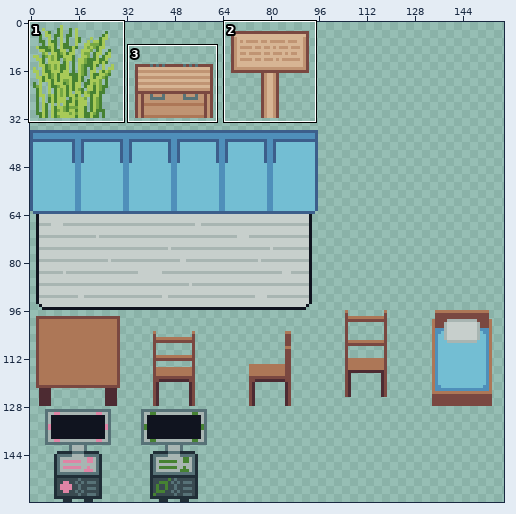
Pixel-art file, stored at World/Art/PokemonTilesetObjects.aseprite. Above: a wide view before the commit, with the close-up outlined.
Close-up. Before:
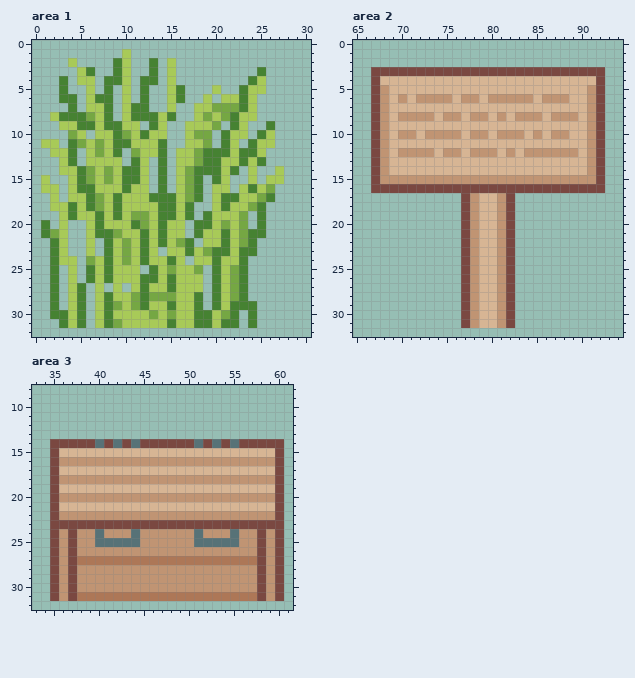
160x160 pixels, 1 frame. Shown: area 1: x 0..30, y 0..32; area 2: x 65..94, y 0..32; area 3: x 33..61, y 8..32. The wide view leaves out empty margins. The commit also changed other parts of the picture, which this record leaves out.
The result:
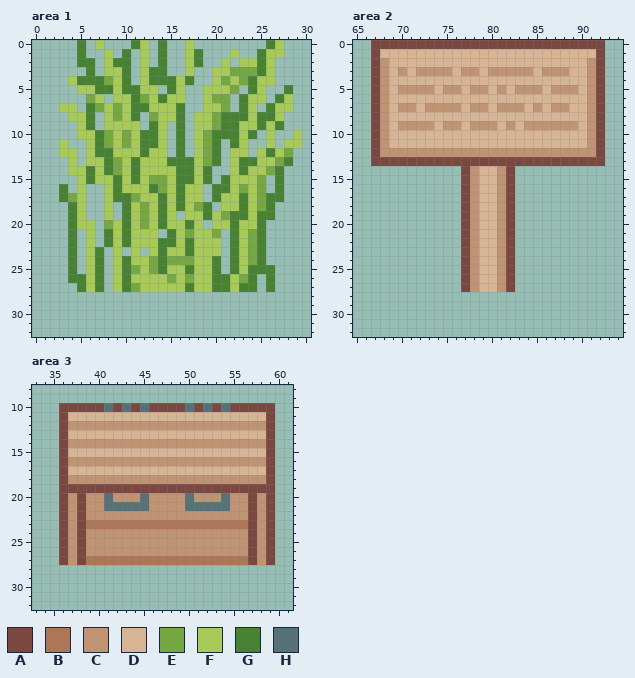
Palette (. is transparent): A #7a4841  B #ad7757  C #c09473  D #d7b594  E #75a743  F #a8ca58  G #468232  H #577277
Diff:
--- area 1
@@ x 0..30 @@
- 0 ...............................
- 1 ..........F....................
- 2 ....F....GF..G.F...............
- 3 .....FG..GF..G.F.........G.....
- 4 ...G.FF.GGF.GG.F........GF.....
- 5 ...G..F.G.F.G..FG...F..GFF.....
- 6 ...GG.FGG.F.G..FG..F.FFGF......
- 7 ....G.FFG.FGG..F..FFEEEGF......
- 8 ..FGGGEFG.FGGGFG..FEFEGFF......
- 9 ...FFGGFGGFF.GF..FFFE.GF..G....
-10 ....EF.FFGEFGFF..FEE.GFF.GF....
-11 .FF.GEFEFGGFFFG..FFE.GF.GFF....
-12 ..FFG.FEFG.EFFG.FFEGGGFGGF.....
-13 ...FG.FFFF.GF.G.FFEGGFFGFG.....
-14 ...FFGEFEFGGF.G.FEGGGFG.F..F...
-15 .F..FGEFEFGGF.G.FEG.GF..F.FF...
-16 .FF.FGGFFFGFF.G.FEG.FF.FGFE....
-17 ..F.FFGEFGFFFGGGFEG.FGGFFEG....
-18 ..FFGFGEFGFFFFGGFG..FGFFEG.....
-19 ...FGFFGFGFEEFGGFG.GFFFE.G.....
-20 .G.F..FGFFFGEFGFF.GGFEFE.G.....
-21 .GEF..FGGEFFGFGFF.GFFGFEGG.....
-22 ..GF..F.GFEFGFGFEG.FFGFEG......
-23 ..GF..F.GFEFGF.FFGFEGGFGG......
-24 ..GFF.EFGFEFGFFGF.FFGFFG.......
-25 ..G.F.GFGFFF.GFEFFE.GFEG.......
-26 ..G.F.GFGFFFGGFGFFF.GFEG.......
-27 ..G.FG.F.F.FGFFGFFF.GFEG.......
-28 ..G.FG.FGFFEGEEEFFG.GFEG.......
-29 ..G.FG.FGEFEGFFGFFG.GFGGG......
-30 ..GGFG.FGFFFFEFEFFGGFEG.G......
-31 ...GFG.FGEFFFFFGFFGGFGG.G......
+ 0 .....G.F...GF.G..F........GF...
+ 1 .....G..F.G.F.G..FG...F..GFF...
+ 2 .....GG.FGG.F.G..FG..F.FFGF....
+ 3 ......G.FFG.FGG..F..FFEEEGF....
+ 4 ....FGGGEFG.FGGGFG..FEFEGFF....
+ 5 .....FFGGFGGFF.GF..FFFE.GF..G..
+ 6 ......EF.FFGEFGFF..FEE.GFF.GF..
+ 7 ...FF.GEFEFGGFFFG..FFE.GF.GFF..
+ 8 ....FFG.FEFG.EFFG.FFEGGGFGGF...
+ 9 .....FG.FFFF.GF.G.FFEGGFFGFG...
+10 .....FFGEFEFGGF.G.FEGGGFG.F..F.
+11 ...F..FGEFEFGGF.G.FEG.GF..F.FF.
+12 ...FF.FGGFFFGFF.G.FEG.FF.FGFE..
+13 ....F.FFGEFGFFFGGGFEG.FGGFFEG..
+14 ....FFGFGEFGFFFFGGFG..FGFFEG...
+15 .....FGFFGFGFEEFGGFG.GFFFE.G...
+16 ...G.F..FGFFFGEFGFF.GGFEFE.G...
+17 ...GEF..FGGEFFGFGFF.GFFGFEGG...
+18 ....GF..F.GFEFGFGFEG.FFGFEG....
+19 ....GF..F.GFEFGF.FFGFEGGFGG....
+20 ....GFF.EFGFEFGFFGF.FFGFFG.....
+21 ....G.F.GFGFFF.GFEFFE.GFEG.....
+22 ....G.F.GFGFFFGGFGFFF.GFEG.....
+23 ....G.FG.F.F.FGFFGFFF.GFEG.....
+24 ....G.FG.FGFFEGEEEFFG.GFEG.....
+25 ....G.FG.FGEFEGFFGFFG.GFGGG....
+26 ....GGFG.FGFFFFEFEFFGGFEG.G....
+27 .....GFG.FGEFFFFFGFFGGFGG.G....
+28 ...............................
+29 ...............................
+30 ...............................
+31 ...............................
 32 ...............................
--- area 2
@@ x 65..94 @@
- 0 ..............................
- 1 ..............................
- 2 ..............................
- 3 ..AAAAAAAAAAAAAAAAAAAAAAAAAA..
- 4 ..ADDDDDDDDDDDDDDDDDDDDDDDDA..
- 5 ..ACDDDDDDDDDDDDDDDDDDDDDDCA..
- 6 ..ACDCDCCCCDCCDCCCCCDCCCDDCA..
- 7 ..ACDDDDDDDDDDDDDDDDDDDDDDCA..
- 8 ..ACDCCCCDCCDCCDCDCCCDCCCDCA..
- 9 ..ACDDDDDDDDDDDDDDDDDDDDDDCA..
-10 ..ACDCCDCCCCDCCDCCCDCDCCDDCA..
+ 0 ..AAAAAAAAAAAAAAAAAAAAAAAAAA..
+ 1 ..ADDDDDDDDDDDDDDDDDDDDDDDDA..
+ 2 ..ACDDDDDDDDDDDDDDDDDDDDDDCA..
+ 3 ..ACDCDCCCCDCCDCCCCCDCCCDDCA..
+ 4 ..ACDDDDDDDDDDDDDDDDDDDDDDCA..
+ 5 ..ACDCCCCDCCDCCDCDCCCDCCCDCA..
+ 6 ..ACDDDDDDDDDDDDDDDDDDDDDDCA..
+ 7 ..ACDCCDCCCCDCCDCCCDCDCCDDCA..
+ 8 ..ACDDDDDDDDDDDDDDDDDDDDDDCA..
+ 9 ..ACDCCCCDCCDCCCDCDCCCCCCDCA..
+10 ..ACDDDDDDDDDDDDDDDDDDDDDDCA..
 11 ..ACDDDDDDDDDDDDDDDDDDDDDDCA..
-12 ..ACDCCCCDCCDCCCDCDCCCCCCDCA..
-13 ..ACDDDDDDDDDDDDDDDDDDDDDDCA..
-14 ..ACDDDDDDDDDDDDDDDDDDDDDDCA..
-15 ..ACCCCCCCCCCCCCCCCCCCCCCCCA..
-16 ..AAAAAAAAAAAAAAAAAAAAAAAAAA..
+12 ..ACCCCCCCCCCCCCCCCCCCCCCCCA..
+13 ..AAAAAAAAAAAAAAAAAAAAAAAAAA..
+14 ............ACDDCA............
+15 ............ACDDCA............
+16 ............ACDDCA............
 17 ............ACDDCA............
@@ x 75..84 @@
 27 ..ACDDCA..
-28 ..ACDDCA..
-29 ..ACDDCA..
-30 ..ACDDCA..
-31 ..ACDDCA..
+28 ..........
+29 ..........
+30 ..........
+31 ..........
 32 ..........
--- area 3
@@ x 33..61 @@
  9 .............................
-10 .............................
-11 .............................
-12 .............................
-13 .............................
-14 ..AAAAAHAHAHAAAAAAHAHAHAAAAA.
-15 ..ADDDDDDDDDDDDDDDDDDDDDDDDA.
-16 ..ACCCCCCCCCCCCCCCCCCCCCCCCA.
-17 ..ADDDDDDDDDDDDDDDDDDDDDDDDA.
-18 ..ACCCCCCCCCCCCCCCCCCCCCCCCA.
-19 ..ADDDDDDDDDDDDDDDDDDDDDDDDA.
-20 ..ACCCCCCCCCCCCCCCCCCCCCCCCA.
-21 ..ADDDDDDDDDDDDDDDDDDDDDDDDA.
-22 ..ACCCCCCCCCCCCCCCCCCCCCCCCA.
-23 ..AAAAAAAAAAAAAAAAAAAAAAAAAA.
-24 ..ACACCHCCCHCCCCCCHCCCHCCACA.
-25 ..ACACCHHHHHCCCCCCHHHHHCCACA.
-26 ..ACACCCCCCCCCCCCCCCCCCCCACA.
-27 ..ACABBBBBBBBBBBBBBBBBBBBACA.
-28 ..ACACCCCCCCCCCCCCCCCCCCCACA.
-29 ..ACACCCCCCCCCCCCCCCCCCCCACA.
-30 ..ACACCCCCCCCCCCCCCCCCCCCACA.
-31 ..ACABBBBBBBBBBBBBBBBBBBBACA.
+10 ...AAAAAHAHAHAAAAHAHAHAAAAA..
+11 ...ADDDDDDDDDDDDDDDDDDDDDDA..
+12 ...ACCCCCCCCCCCCCCCCCCCCCCA..
+13 ...ADDDDDDDDDDDDDDDDDDDDDDA..
+14 ...ACCCCCCCCCCCCCCCCCCCCCCA..
+15 ...ADDDDDDDDDDDDDDDDDDDDDDA..
+16 ...ACCCCCCCCCCCCCCCCCCCCCCA..
+17 ...ADDDDDDDDDDDDDDDDDDDDDDA..
+18 ...ACCCCCCCCCCCCCCCCCCCCCCA..
+19 ...AAAAAAAAAAAAAAAAAAAAAAAA..
+20 ...ACACCHCCCHCCCCHCCCHCCACA..
+21 ...ACACCHHHHHCCCCHHHHHCCACA..
+22 ...ACACCCCCCCCCCCCCCCCCCACA..
+23 ...ACABBBBBBBBBBBBBBBBBBACA..
+24 ...ACACCCCCCCCCCCCCCCCCCACA..
+25 ...ACACCCCCCCCCCCCCCCCCCACA..
+26 ...ACACCCCCCCCCCCCCCCCCCACA..
+27 ...ACABBBBBBBBBBBBBBBBBBACA..
+28 .............................
+29 .............................
+30 .............................
+31 .............................
 32 .............................
Where, in picture pixels (left, top, right, bottom), the same in both close-ups:
changed: (41, 40, 302, 328)
changed: (371, 40, 605, 193)
erased: (461, 292, 515, 328)
changed: (50, 403, 284, 601)
